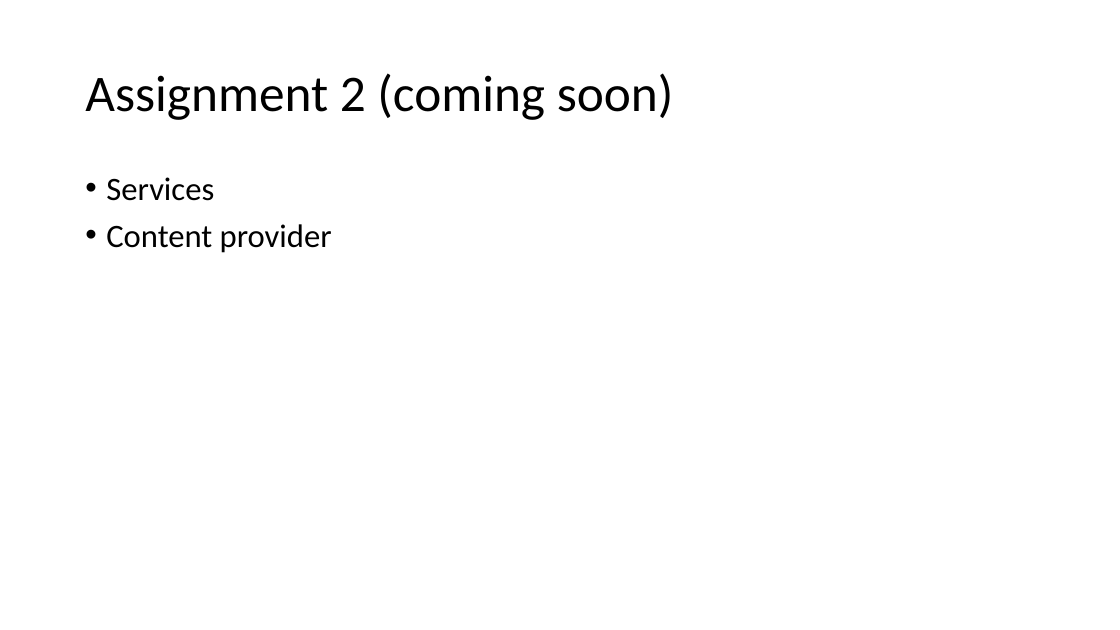
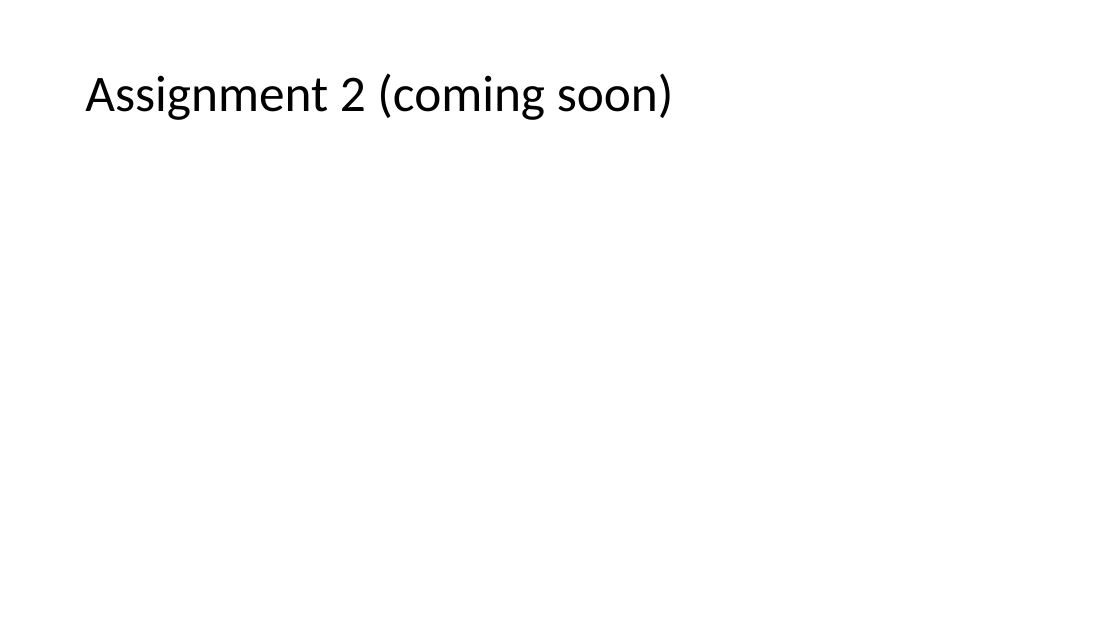
Before and after one commit to russellu/cs230, a slide deck: slide 31 of Lecture_08.pptx (slide 27 before the commit). Drawn at 1120x630 pixels with LibreOffice and Linux fonts; fonts in the diff are those of the drawing. Boxes give left, top, right and bottom in pixels: in the first picture for what was removed or moved away, otherwise in the second. Text is boxed around its words. In the diff, an @@ line names an element or a change of style, - is before the commit and + after.

```diff
--- a/Lecture_08.pptx
+++ b/Lecture_08.pptx
@@ text removed at bbox=[106, 177, 332, 253] @@
-• Services
-• Content provider
```
Also in this commit, not shown: 5 other slides changed, 5 slides added, 1 slide removed.
